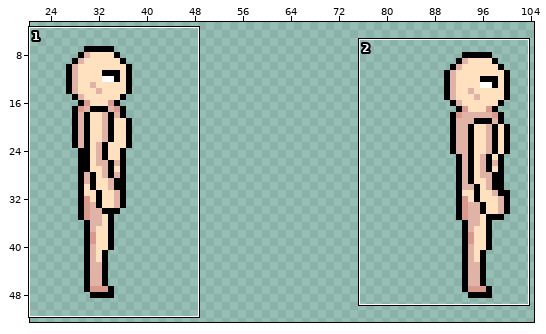
Sprite sheet: public/assets/Characters/Human/Idle/East/sheet.png. The first picture is a wide view before the edit; the outline marks the close-up.
Close-up. Before the commit:
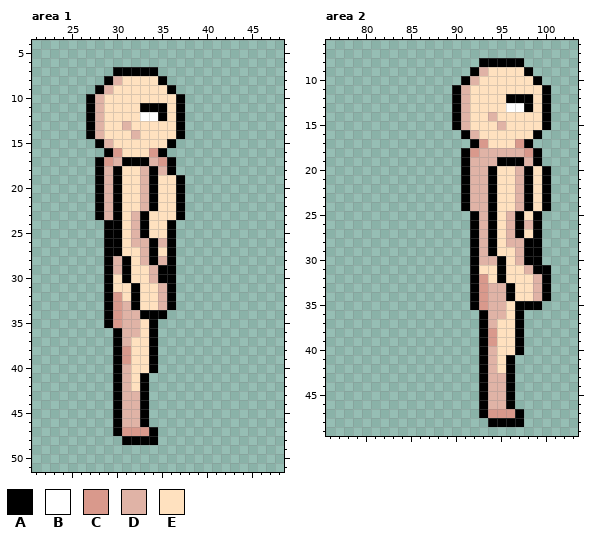
The file is 128x64 pixels. Shown: area 1: x 21..48, y 4..51; area 2: x 76..103, y 6..49. The wide view leaves out empty margins.
Palette (. is transparent): A #000000  B #ffffff  C #d9998c  D #e0b3a6  E #ffe1bf
Pixels before, area 1, first column x 27:
 7 ...AAAAA...
 8 ..ADEEEEA..
 9 .ADEEEEEEA.
10 ADEEEEEEEEA
11 ADEEEEAAAEA
12 ADEEEEBBAEA
13 ADEEDEEEEEA
14 ADEEEDEEEEA
15 .ADEEEEEEA.
16 ..ACEEECA..
17 .ACDAAADCA.
18 .ADAEEDADA.
19 .ADAEEDAEEA
20 .ADAEEDAEEA
21 .ADAEEDAEEA
22 .ADAEEDAEEA
23 .ADAEDAEEEA
24 ..AAEDAEEA.
25 ..AAEDAEEA.
26 ..AAEDDADA.
27 ..AAEEDAEA.
28 ..ADAEDADA.
29 ..ADAEEDAA.
30 ..AEAEEDAA.
31 ..AEEAEEDA.
32 ..ACEAEEDA.
33 ..ACDAEEDA.
34 ..ACDDAAA..
35 ..ACDDEA...
36 ...ADDEA...
37 ...ADEEA...
38 ...ACEEA...
39 ...ACEEA...
40 ...ADEEA...
41 ...ADEA....
42 ...ADEA....
43 ...ADDA....
44 ...ADDA....
45 ...ADDA....
46 ...ADDA....
47 ...ACCCA...
48 ....AAAA...
Pixels before, area 2, first column x 90:
 8 ...AAAAA...
 9 ..ADEEEEA..
10 .ADEEEEEEA.
11 ADEEEEEEEEA
12 ADEEEEAAAEA
13 ADEEEEBBAEA
14 ADEEDEEEEEA
15 ADEEEDEEEEA
16 .ADEEEEEEA.
17 ..ACEEECA..
18 .ACDDDDDCA.
19 .ADDDAAADA.
20 .ADDAEEDAEA
21 .ADDAEEDAEA
22 .ADDAEEDAEA
23 .ADDAEEDAEA
24 .ADDAEEDAEA
25 ..ADAEDAEA.
26 ..ADAEDADA.
27 ..ADAEDAEA.
28 ..ADAEDDAA.
29 ..ADAEEDAA.
30 ..ADDAEDAA.
31 ..AEEAEEDAA
32 ..ACEAEEEDA
33 ..ACDDAEEDA
34 ..ACDDAEEDA
35 ..ACDDEAAA.
36 ...ADDEA...
37 ...ADEEA...
38 ...ACEEA...
39 ...ACEEA...
40 ...ADEEA...
41 ...ADEA....
42 ...ADEA....
43 ...ADDA....
44 ...ADDA....
45 ...ADDA....
46 ...ADDA....
47 ...ACCCA...
48 ....AAAA...
The result:
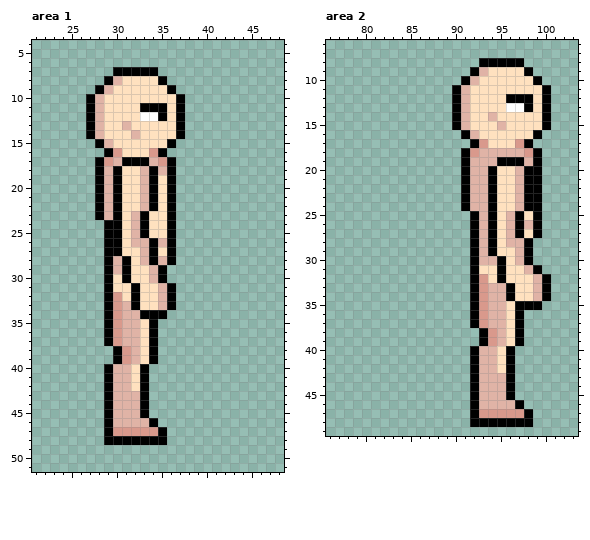
The author wrote: base player idle finished upgraded trees to a sprite sheet
The edit:
Area 1:
y 19..23: x 36..37 EA -> A.
y 29..30: x 36 A -> .
y 36: x 29..30 .A -> AC
y 37: x 29..30 .A -> AC; x 32 E -> D
y 38..39: x 32 E -> D
y 40: x 29..30 .A -> AD; x 33..34 EA -> A.
y 41..45: x 29..30 .A -> AD
y 46: x 29..30 .A -> AD; x 33..34 A. -> DA
y 47: x 29..30 .A -> AC; x 34..35 A. -> CA
y 48: x 29..30 .. -> AA; x 35 . -> A
Area 2:
y 20..24: x 99..100 EA -> A.
y 28..30: x 99 A -> .
y 31: x 100 A -> .
y 36: x 92..93 .A -> AC
y 37: x 92..93 .A -> AC; x 95 E -> D
y 38..39: x 95 E -> D
y 40: x 92..93 .A -> AD; x 96..97 EA -> A.
y 41..45: x 92..93 .A -> AD
y 46: x 92..93 .A -> AD; x 96..97 A. -> DA
y 47: x 92..93 .A -> AC; x 97..98 A. -> CA
y 48: x 92..93 .. -> AA; x 98 . -> A
